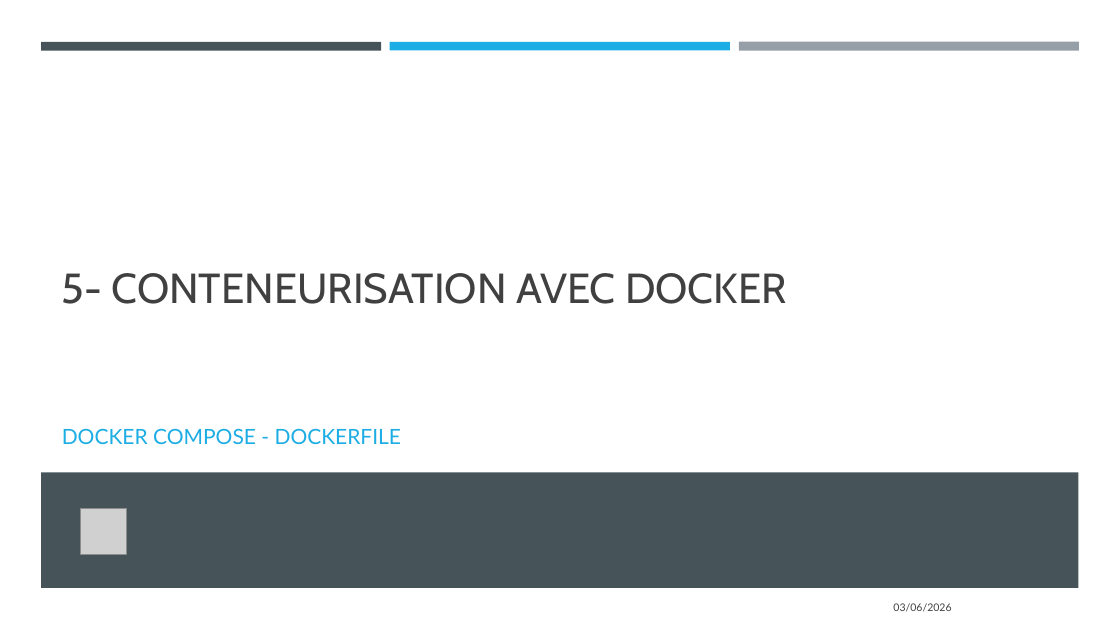
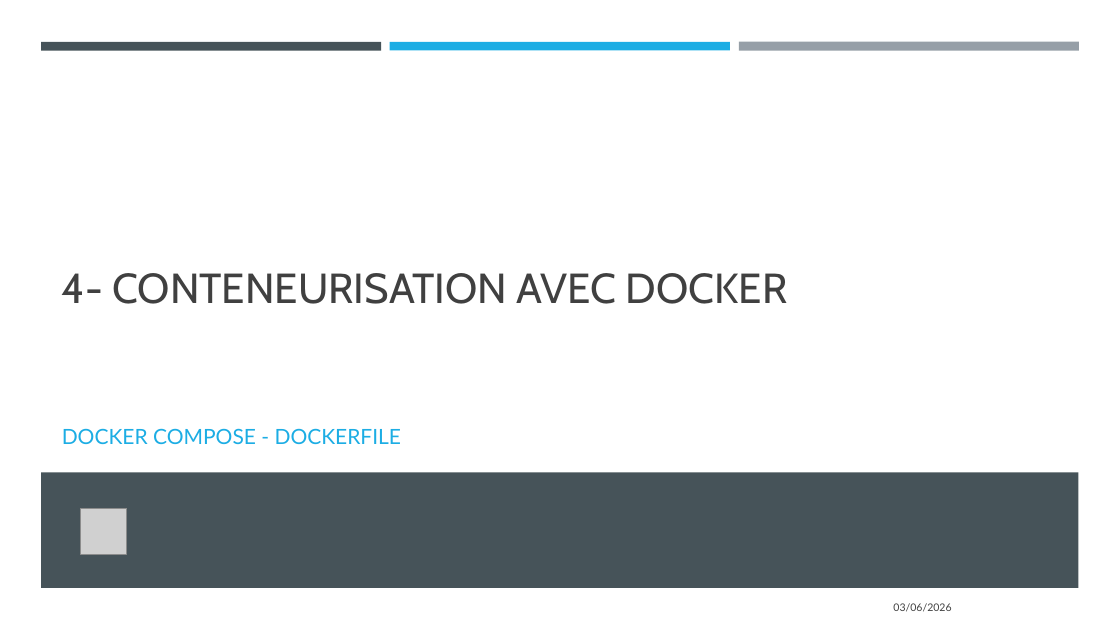
Before and after one commit to Sebules/Project_5_OpenClassrooms_Data_Engineer, a slide deck: slide 11 of ulesie_sebastien_2_presentation_062026.pptx (slide 13 before the commit). Drawn at 1120x630 pixels with LibreOffice and Linux fonts; fonts in the diff are those of the drawing; grey boxes stand for pictures. Boxes give left, top, right and bottom in pixels: in the first picture for what was removed or moved away, otherwise in the second. Text is boxed around its words. In the diff, an @@ line names an element or a change of style, - is before the commit and + after.

```diff
--- a/ulesie_sebastien_2_presentation_062026.pptx
+++ b/ulesie_sebastien_2_presentation_062026.pptx
@@ title at [62, 273, 787, 304]: text changed @@
-5- CONTENEURISATION AVEC DOCKER
+4- CONTENEURISATION AVEC DOCKER
```
Also in this commit, not shown: 1 other slide changed, 2 slides removed, 3 other files.
